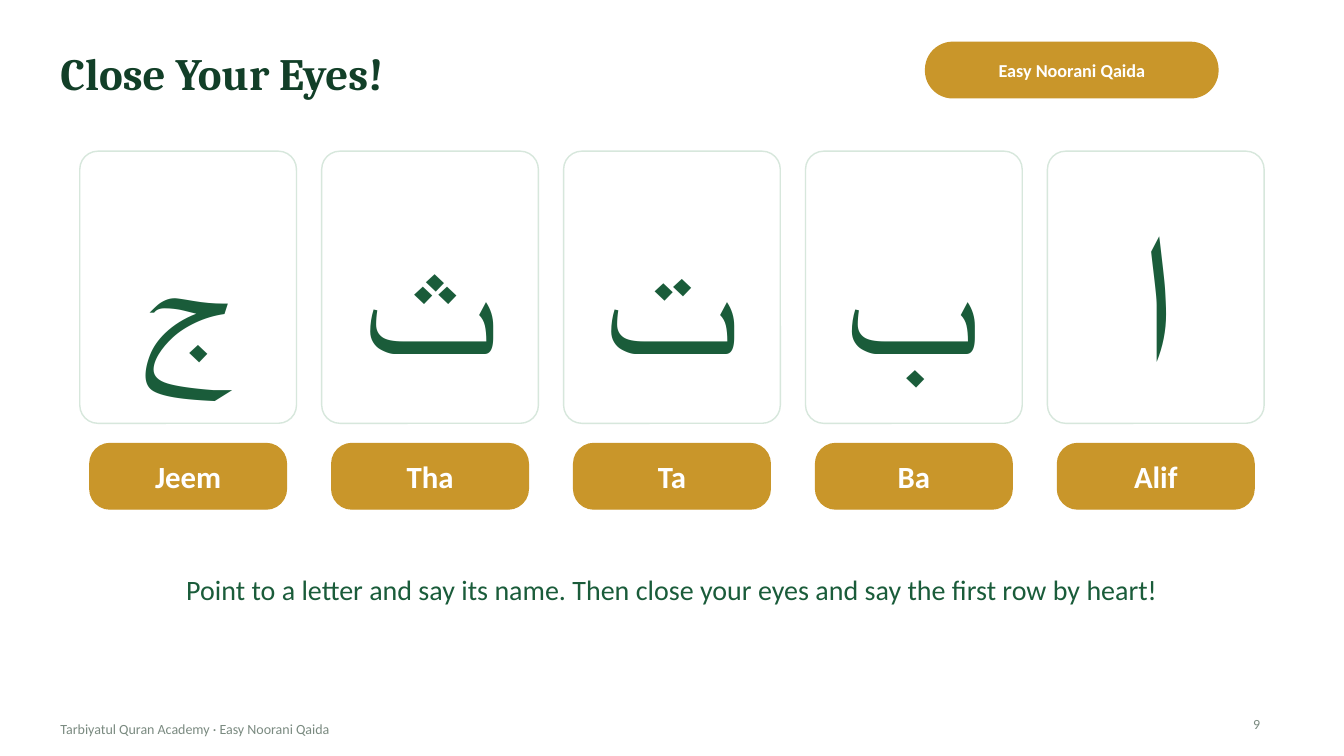
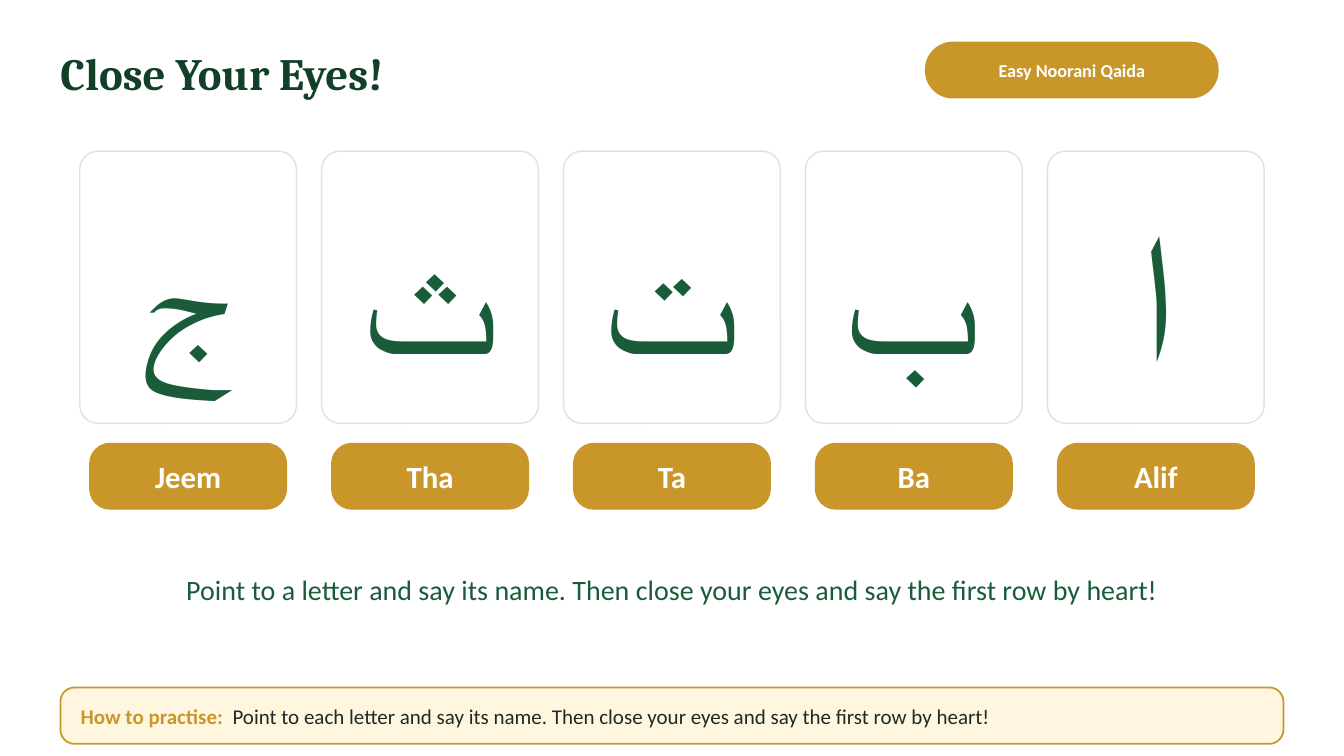
Before and after one commit to ibnhosain/TQA-Management-System, a slide deck: slide 9 of backend/core/deck_seed/easy-noorani-qaida-lecture-01-student.pptx. Drawn at 1344x756 pixels with LibreOffice and Linux fonts; fonts in the diff are those of the drawing; background and template pictures are left out. Boxes give left, top, right and bottom in pixels: in the first picture for what was removed or moved away, otherwise in the second. Text is boxed around its words. In the diff, an @@ line names an element or a change of style, - is before the commit and + after.

```diff
--- a/backend/core/deck_seed/easy-noorani-qaida-lecture-01-student.pptx
+++ b/backend/core/deck_seed/easy-noorani-qaida-lecture-01-student.pptx
@@ rounded rectangle added at (x1=60, y1=688, x2=1284, y2=744), fill #FFF6E0, outline #C9962A 1.25 pt @@
@@ text added at (x1=81, y1=709, x2=990, y2=728), 15 pt, text #1F2A24 @@
+How to practise: Point to each letter and say its name. Then close your eyes and say the first row by heart!
@@ text removed at (x1=60, y1=724, x2=329, y2=736) @@
-Tarbiyatul Quran Academy · Easy Noorani Qaida
@@ page number removed at (x1=1253, y1=720, x2=1260, y2=729) @@
-9
```
Also in this commit, not shown: 20 other slides changed, 2 other files.
